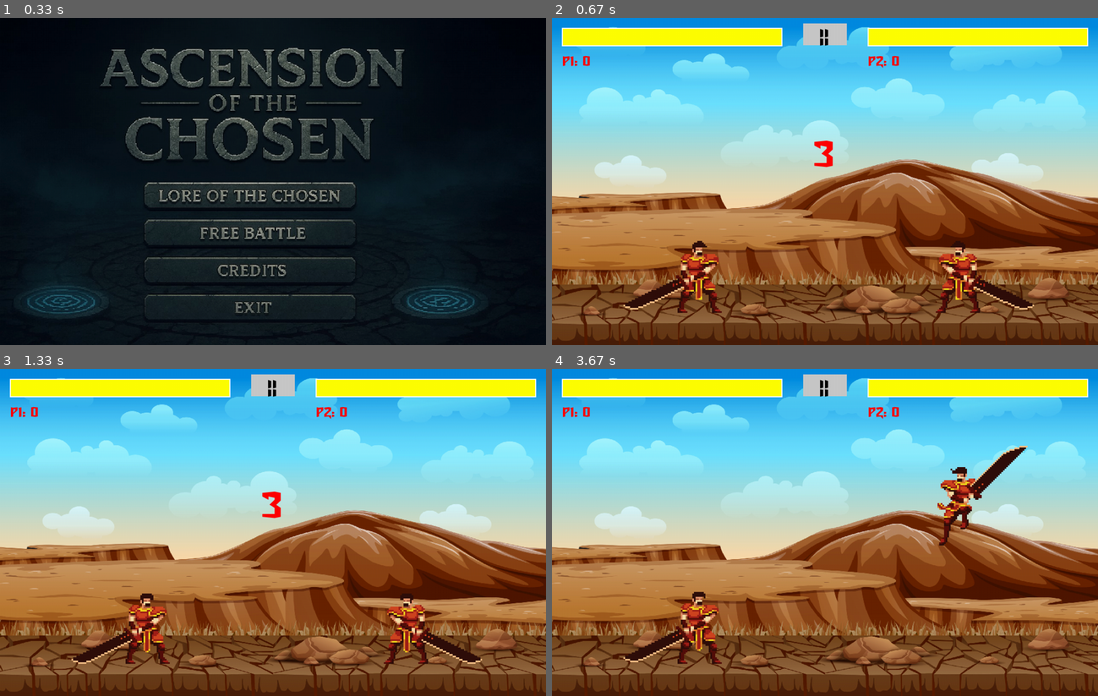
Above: before the commit, frames 1-4 (two rows, left to right).
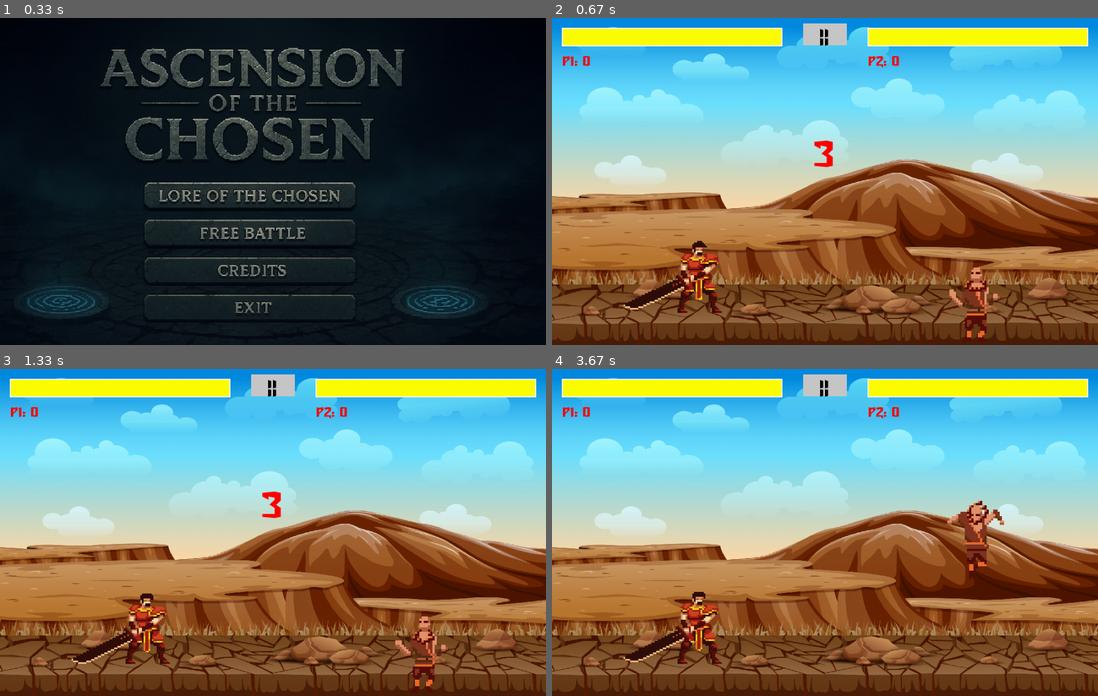
Above: after the commit, the same moments.

Repository: Xysaa/PBO-Pygame
Game: pygame game, started from main.py
Two runs of this game, one before a commit and one after it. Both use one fixed random seed, a clock stepped at 60 frames per second and the inputs below.
Inputs (mouse positions are in pixels of both pictures, inside the frame that each line leads up to):
- Up to frame 1 (0.33 s): no input
- Up to frame 2 (0.67 s): click (797, 233) at 0.38 s
- Up to frame 3 (1.33 s): no input
- Up to frame 4 (3.67 s): hold Up from 3.23 s (still down); move the mouse to (693, 467) at 3.27 s

Frame 1 is identical in both runs. In frame 2, 1.7% of the frame differs, in the area x 70-89%, y 68-98%; in frame 3, 1.7%; in frame 4, 2.0%, in the area x 70-88%, y 23-62%.

Commit message:
add character and add character data

Diff:
--- /dev/null
+++ b/assets/images/assasin/assasin_sprites.json
@@ -0,0 +1,25 @@
+{ "frames": [
+   {
+    "filename": "assasin_sprites.ase",
+    "frame": { "x": 0, "y": 0, "w": 8640, "h": 1024 },
+    "rotated": false,
+    "trimmed": false,
+    "spriteSourceSize": { "x": 0, "y": 0, "w": 8640, "h": 1024 },
+    "sourceSize": { "w": 8640, "h": 1024 },
+    "duration": 100
+   }
+ ],
+ "meta": {
+  "app": "https://github.com/LibreSprite/LibreSprite/",
+  "version": "1.1-dev",
+  "image": "/home/daniel/Pictures/asset baru/elementals_wind_hashashin_FREE_v1.1/sprites/assasin_sprites.png",
+  "format": "RGBA8888",
+  "size": { "w": 8640, "h": 1024 },
+  "scale": "1",
+  "frameTags": [
+  ],
+  "layers": [
+   { "name": "Layer 1", "opacity": 255, "blendMode": "normal" }
+  ]
+ }
+}
--- a/character_data.py
+++ b/character_data.py
@@ -26,5 +26,39 @@
         "animation_steps": [4, 8, 8, 4, 4],
         "sound_path": "assets/audio/sword.wav",
         "image_path": "assets/images/Goblin/goblin.png",
-    }
+    },
+    "golem": {
+        "size": [90, 64],
+        "scale": 3,
+        "offset": [0, 0],
+        "animation_steps": [8, 10, 11, 4, 12],
+        "sound_path": "assets/audio/sword.wav",
+        "image_path": "assets/images/golem/golem.png",
+    },
+    "skeleton": {
+        "size": [150, 150],
+        "scale": 3,
+        "offset": [125, 50],
+        "animation_steps": [4, 4, 8, 4, 4],
+        "sound_path": "assets/audio/sword.wav",
+        "image_path": "assets/images/Skeleton/skeleton.png",
+    },
+    "assasin": {
+        "size": [288, 128],
+        "scale": 3,
+        "offset": [125, 50],
+        "animation_steps": [8,8,6,8,18,30,6,19],
+        "sound_path": "assets/audio/sword.wav",
+        "image_path": "assets/images/assasin/assasin_sprites.png",
+    },
+
+    "monk": {
+        "size": [288, 128],
+        "scale": 4,
+        "offset": [125, 50],
+        "animation_steps": [6,8,6,6,9,25,6,18],
+        "sound_path": "assets/audio/sword.wav",
+        "image_path": "assets/images/monk/monk_spritesheets.png",
+    },
+
 }
--- a/freebattle.py
+++ b/freebattle.py
@@ -27,8 +27,8 @@
 assets = load_character_assets()
 warrior_data = CHARACTER_DATA["warrior"]
 warrior_assets = assets["warrior"]
-wizard_data = CHARACTER_DATA["wizard"]
-wizard_assets = assets["wizard"]
+wizard_data = CHARACTER_DATA["monk"]
+wizard_assets = assets["monk"]
 #
 bg_image = pygame.image.load("assets/images/background/background.jpg").convert_alpha()
 victory_img = pygame.image.load("assets/images/icons/victory.png").convert_alpha()
Binary file added: assets/images/assasin/assasin_atk1.png
Binary file added: assets/images/assasin/assasin_atk2.png
Binary file added: assets/images/assasin/assasin_attacked.png
Binary file added: assets/images/assasin/assasin_death.png
Binary file added: assets/images/assasin/assasin_idle.png
Binary file added: assets/images/assasin/assasin_jump.png
Binary file added: assets/images/assasin/assasin_run.png
Binary file added: assets/images/assasin/assasin_skill.png
Binary file added: assets/images/assasin/assasin_sprites.png
Not shown, added: assets/images/assasin/assasin_sprites.ase
